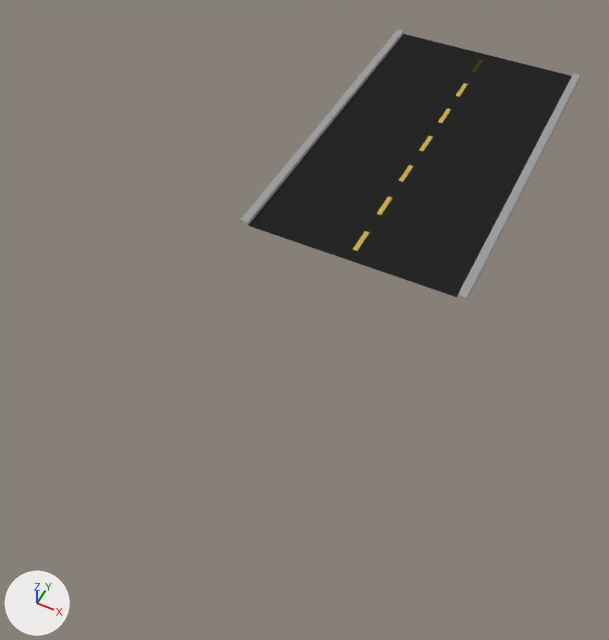
A saved change to the Blender file Assets/FileDump/Blender/road_straight.blend.
One viewpoint serves both versions: a camera (50 mm lens) standing at (7.6, -25.0, 19.3) and looking at (-0.9, -8.0, -1.9). The axes (+X, +Y, +Z) are drawn at lower left. The lights are the same throughout.

Before the edit, the objects in view are built like this:
```python
me_plane = bpy.data.meshes.new('Plane')
me_plane.from_pydata(...)  # 90 vertices, 42 faces; spans x -1.09..1.09, y -0.87..1.0, z 0.0..0.04
# faces by material slot: [16, 4, 22]
me_plane.materials.append(mat_roadstripe)  # yellow #c8ac50
me_plane.materials.append(mat_roadblack)  # black #272727
me_plane.materials.append(mat_curb)  # grey #9f9f9f
ob_road = bpy.data.objects.new('Road', me_plane)
ob_road.location = (0.0, 0.0, 0.0)
ob_road.scale = (3.75, 7.5, 3.7)
```
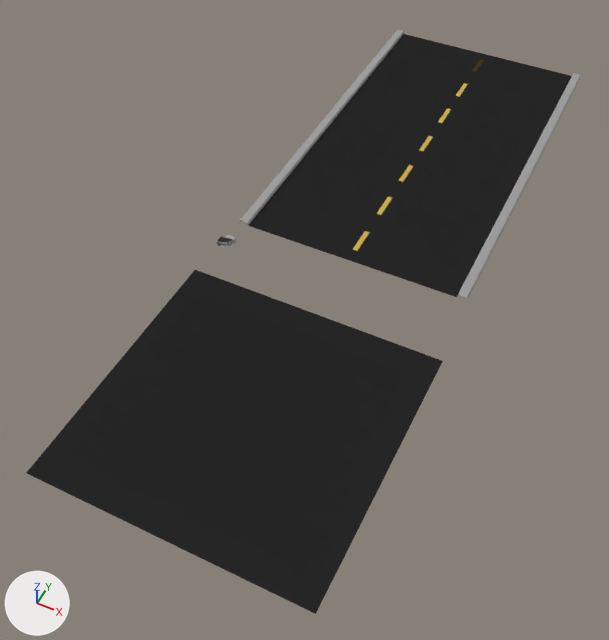
The change, as a list of edits to the scene's bpy script:
```text
Add me_plane_002:
    me_plane_002.from_pydata([(-1.0, -1.0, 0.0), (1.0, -1.0, 0.0), (-1.0, 1.0, 0.0), (1.0, 1.0, 0.0)], [], [(0, 1, 3, 2)])
    me_plane_002.materials.append(mat_roadblack)  # black #272727
Add me_plane_001:
    me_plane_001.from_pydata(...)  # 109 vertices, 96 faces; spans x -0.0531..0.0827, y -0.0318..0.0361, z -0.0205..0.0155
    me_plane_001.materials.append(mat_curb)  # grey #9f9f9f
Add ob_plane:
    ob_plane = bpy.data.objects.new('Plane', me_plane_002)
    ob_plane.location = (0.0, -13.41, 0.0)
    ob_plane.scale = (4.25, 4.25, 1.0)
Add ob_curbcorner:
    ob_curbcorner = bpy.data.objects.new('CurbCorner', me_plane_001)
    ob_curbcorner.location = (-4.02, -7.62, 0.08)
    ob_curbcorner.scale = (3.75, 7.5, 3.7)
```

Pixel boxes (x1, y1, x2, y2) of what changed, in the pictures (609 x 640 px):
'Plane', added (black)
    after: (26, 270, 443, 614)
'CurbCorner', added
    after: (217, 235, 237, 247)
